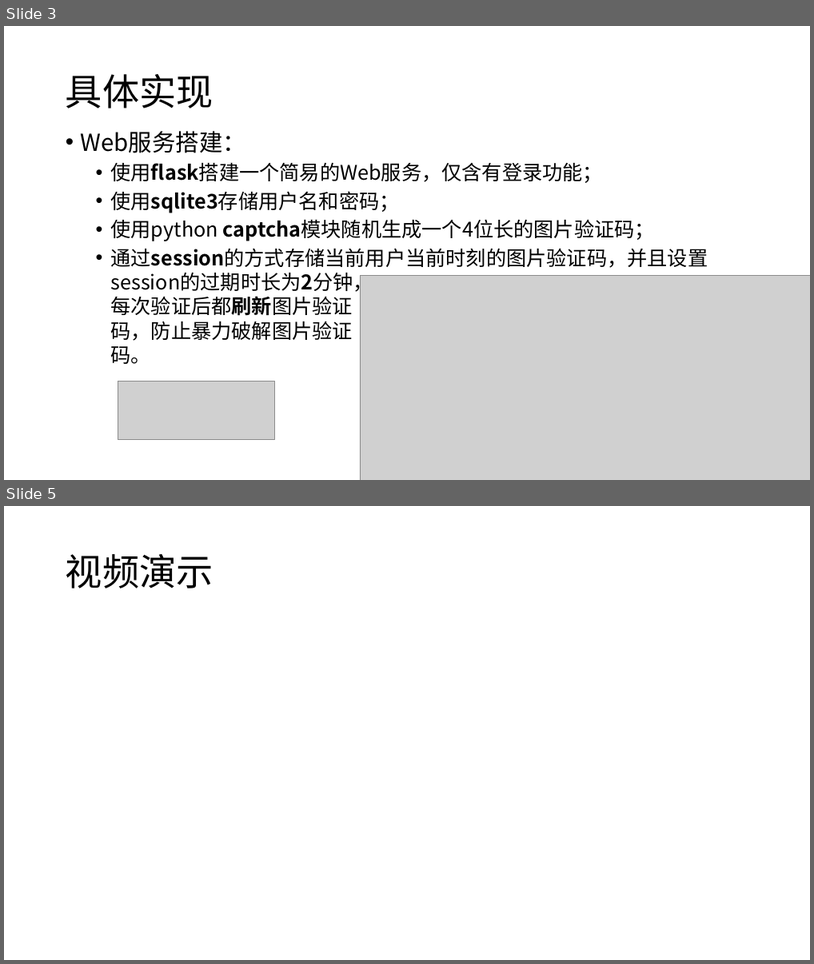
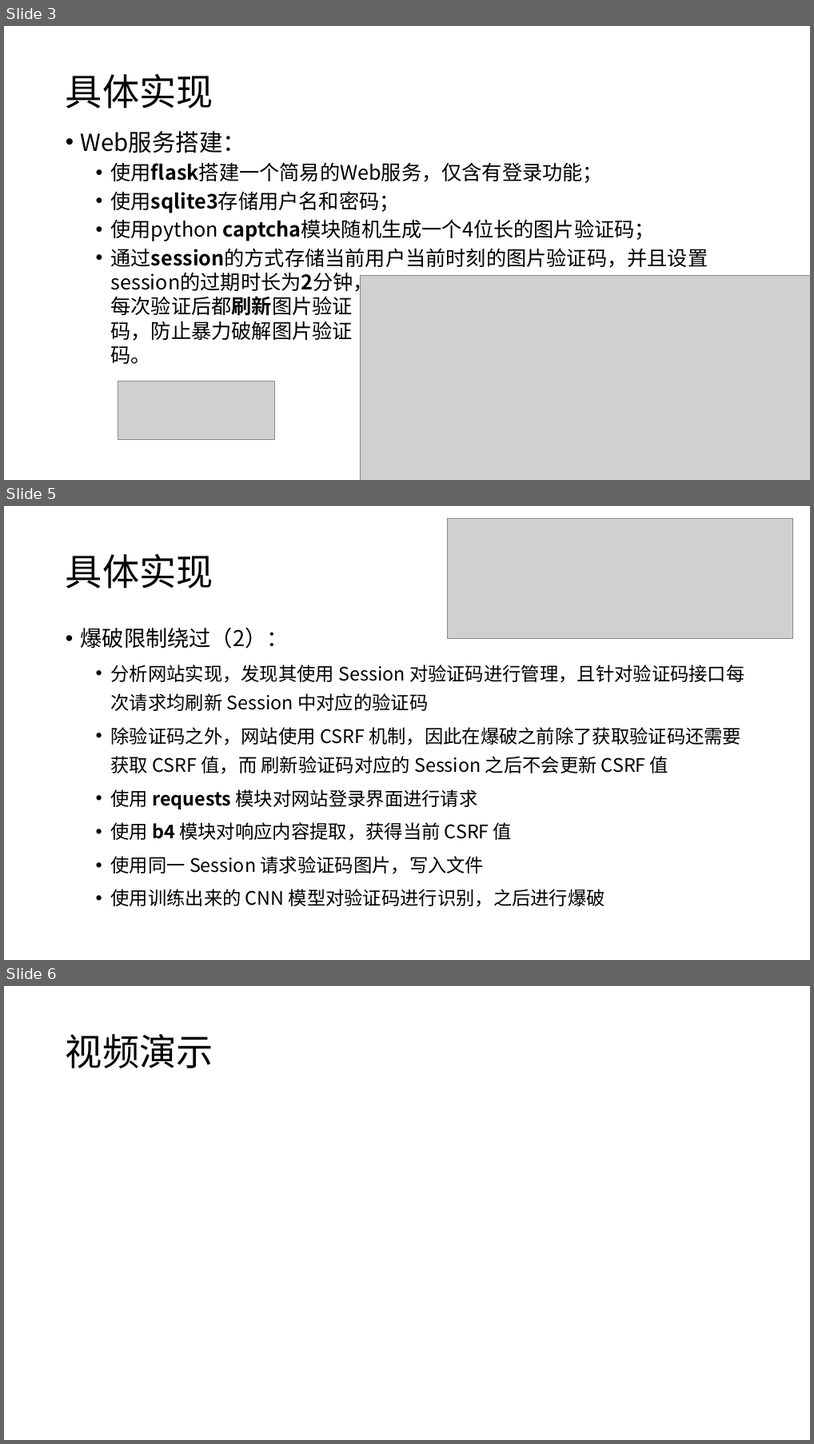
Before and after one commit to RiskySignal/Web-Security-Project, a slide deck: document/Task 2 Realization.pptx. Shown one above the other, each under a label of ours: slides 3 and 5 before the commit, slides 3, 5 and 6 after it; the slides between them are not shown. The pictures are 814x964 and 814x1444 pixels, drawn with LibreOffice and Linux fonts; fonts in the diff are those of the drawing; grey boxes stand for pictures. Boxes give left, top, right and bottom in pixels: in the first picture for what was removed or moved away, otherwise in the second. Text is boxed around its words. In the diff, an @@ line names an element or a change of style, - is before the commit and + after.

```diff
--- a/document/Task 2 Realization.pptx
+++ b/document/Task 2 Realization.pptx
@@ slide 5 added at (4, 506, 810, 960), background #FFFFFF @@
@@ picture added at (447, 519, 794, 639) @@
@@ title added at (66, 554, 214, 588), 44 pt, text #000000 @@
+具体实现
@@ text added at (81, 628, 745, 907), 22.2 pt, text #000000 @@
+• 爆破限制绕过（2）：
+  • 分析网站实现，发现其使用 Session 对验证码进行管理，且针对验证码接口每次请求均刷新 Session 中对应的验证码
+  • 除验证码之外，网站使用 CSRF 机制，因此在爆破之前除了获取验证码还需要获取 CSRF 值，而 刷新验证码对应的 Session 之后不会更新 CSRF 值
+  • 使用 requests 模块对网站登录界面进行请求
+  • 使用 b4 模块对响应内容提取，获得当前 CSRF 值
+  • 使用同一 Session 请求验证码图片，写入文件
+  • 使用训练出来的 CNN 模型对验证码进行识别，之后进行爆破
@@ what was slide 5 is now slide 6 @@
```
Also in this commit, not shown: 1 slide changed.
